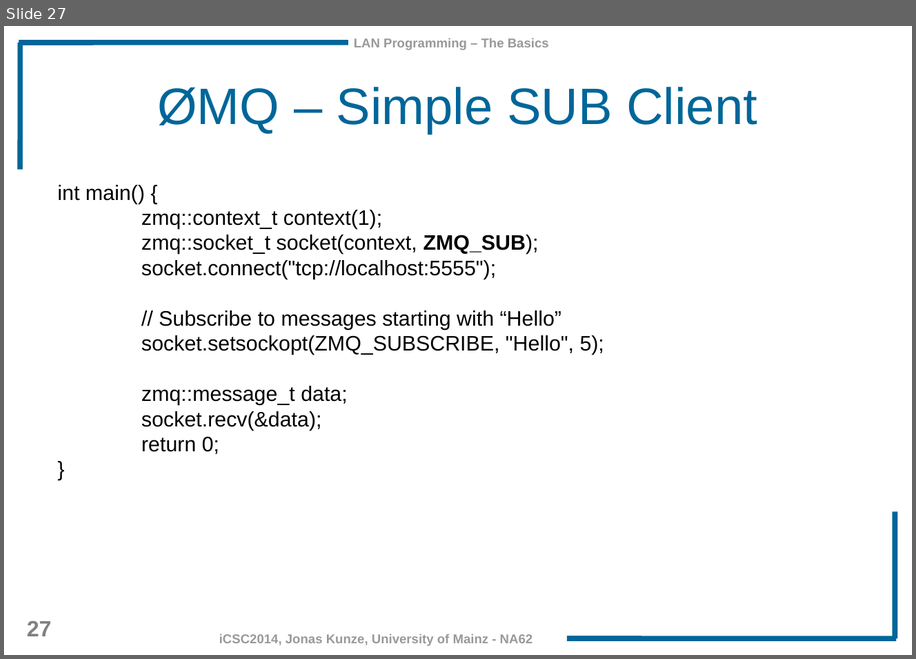
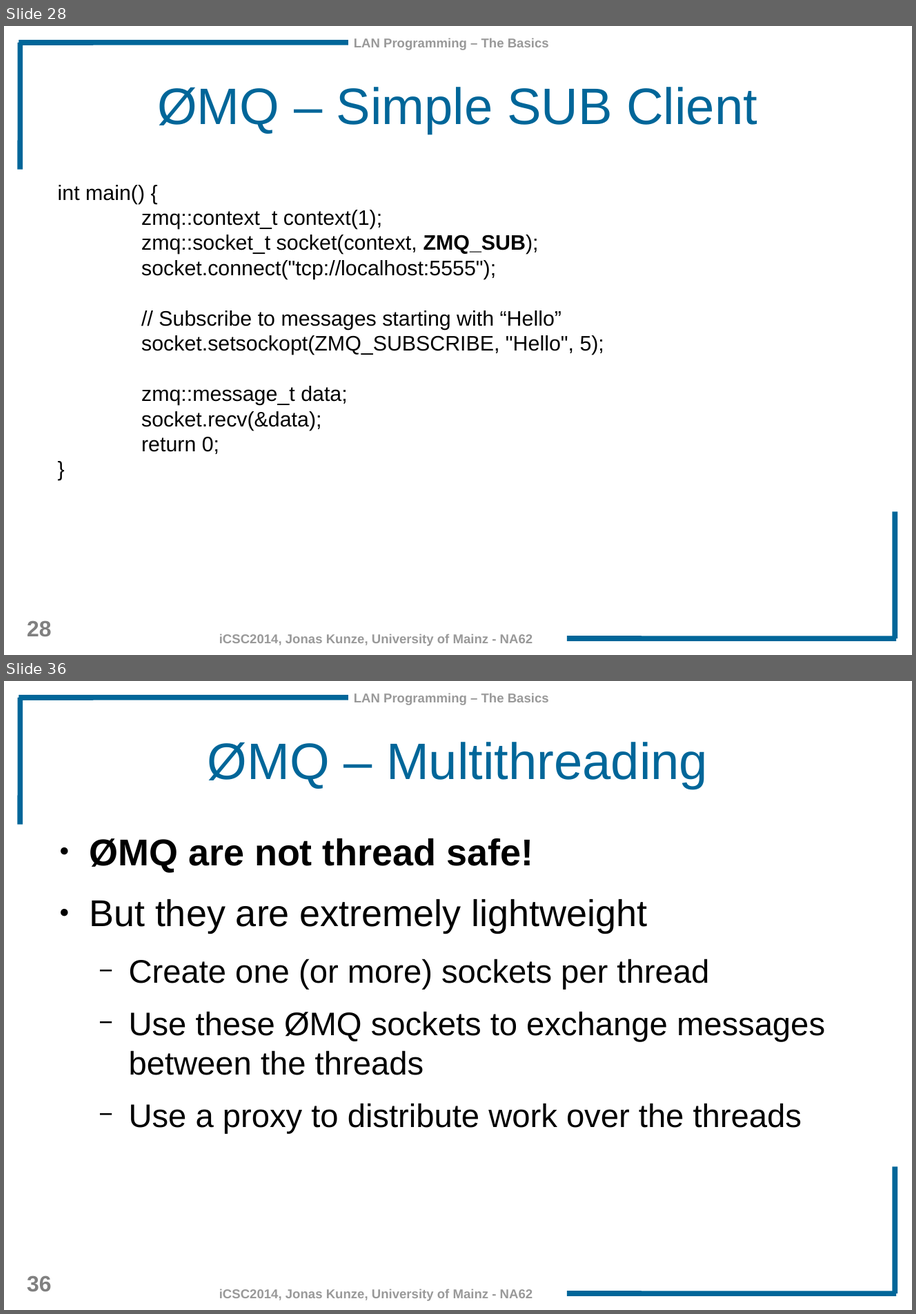
Before and after one commit to JonasKunze/icsc2014, a slide deck: iCSC-2014-Network-Libraries.odp. Shown one above the other, each under a label of ours: slide 27 before the commit, slides 28 and 36 after it; the slides between them are not shown. The pictures are 916x659 and 916x1314 pixels, drawn with LibreOffice and Linux fonts; fonts in the diff are those of the drawing; background and template pictures are left out. Boxes give left, top, right and bottom in pixels: in the first picture for what was removed or moved away, otherwise in the second. Text is boxed around its words. In the diff, an @@ line names an element or a change of style, - is before the commit and + after.

Commit message:
ZMQ Broker and Multithreading

```diff
--- a/iCSC-2014-Network-Libraries.odp
+++ b/iCSC-2014-Network-Libraries.odp
@@ slide 36 added at (x1=4, y1=681, x2=912, y2=1310), background #FFFFFF; not listed: 7 template elements that a slide beside it also shows @@
@@ title added at (x1=208, y1=742, x2=708, y2=789), 44 pt, text #006699 @@
+ØMQ – Multithreading
@@ text added at (x1=89, y1=838, x2=825, y2=1133), 28 pt, text #000000 @@
+● ØMQ are not thread safe!
+● But they are extremely lightweight
+  − Create one (or more) sockets per thread
+  − Use these ØMQ sockets to exchange messages between the threads
+  − Use a proxy to distribute work over the threads
@@ what was slide 27 is now slide 28 @@
@@ page number at (x1=27, y1=620, x2=52, y2=636): text changed @@
-27
+28
```
Also in this commit, not shown: 6 slides changed, 10 other slides added.
